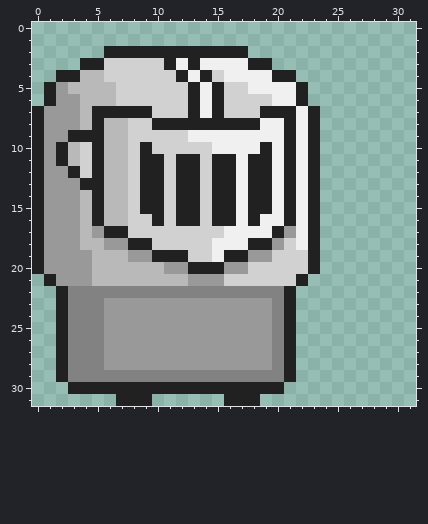
Pixel-art sprite -- res/Sprite/main_character.png. The picture above is the old version.
The file is 320x320 pixels, drawn in blocks of 10x10; one block is one cell here. Colours within 5 levels of each other are drawn and written as one.
Now the later version:
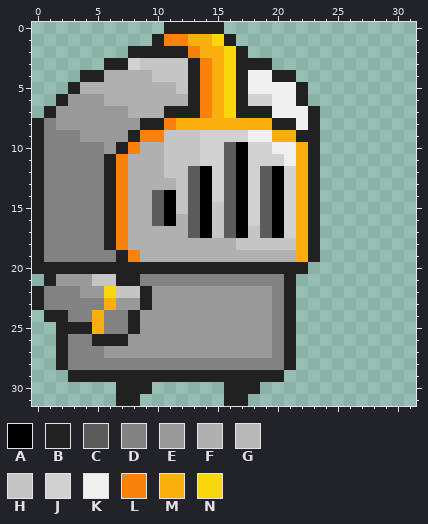
Palette (. is transparent): A #000000  B #212121  C #5c5c5c  D #838282  E #999999  F #b0b0b0  G #b9b9b9  H #c5c5c5  J #d1d1d1  K #f0f0f0  L #fa820c  M #faaf0c  N #fad60c
The edit:
Changed rows in their new state; - is an unchanged pixel.
first column x 0:
 0 -----------BBBBB--------
 1 ----------BLLMMNB-------
 2 ------..-----LMMN-------
 3 ----..BB-HHHH-LMNB------
 4 --..BBFFFFHHHBLMNB------
 5 -..BFFFFFFFFH-LMNB------
 6 -.B-EEFFFFFFF-LMNB------
 7 .B--EEEEFFFBB-LMNBB-KK--
 8 -D--EEEEEB-LMMMMMMMMB---
 9 -DDDEEEEBLLHHHJJJJ--MMB-
10 -DDDDDEBLFFHHH-JCAJJ-KM-
11 -DDDDDBLFFFHHH-JCAJJJKM-
12 -DDDDDBLFFFHHCAJCAJCAJM-
13 -DDDDDBLFFFFHCAJCAJCAJM-
14 -DDDDDBLFFCAHCAJCAJCAJM-
15 -DDDDDBLFFCAHCAHCAJCAJM-
16 -DDDDDBLFFCAFCAHCAJCAJM-
17 -DDDDD-LFFFFFCAHCAHCAJM-
18 -DDDDDBLFFFFFFFFFHHHHHM-
19 -DDDDDDBLFFFFFFFFFFFFFM-
20 -BBBBBBBBBBBB---BBBBBBB.
21 -----HHBBDDDDDDDDDDDDB.-
22 BDD-EENHHBEEEEEEEEEE----
23 BDD---M--B--------------
24 -B---MDDB---------------
25 ---BBMDDB---------------
26 -----BBB----------------
28 ------DDDDDDDDDDDDDD----
29 --.BBBBBBBBBBBBBBBBBB.--
30 ---....---......---..---
31 ---------.--------.-----
Pixel boxes of the changes (left, top, right, bottom) in both pictures:
changed: (32, 22, 320, 406)
